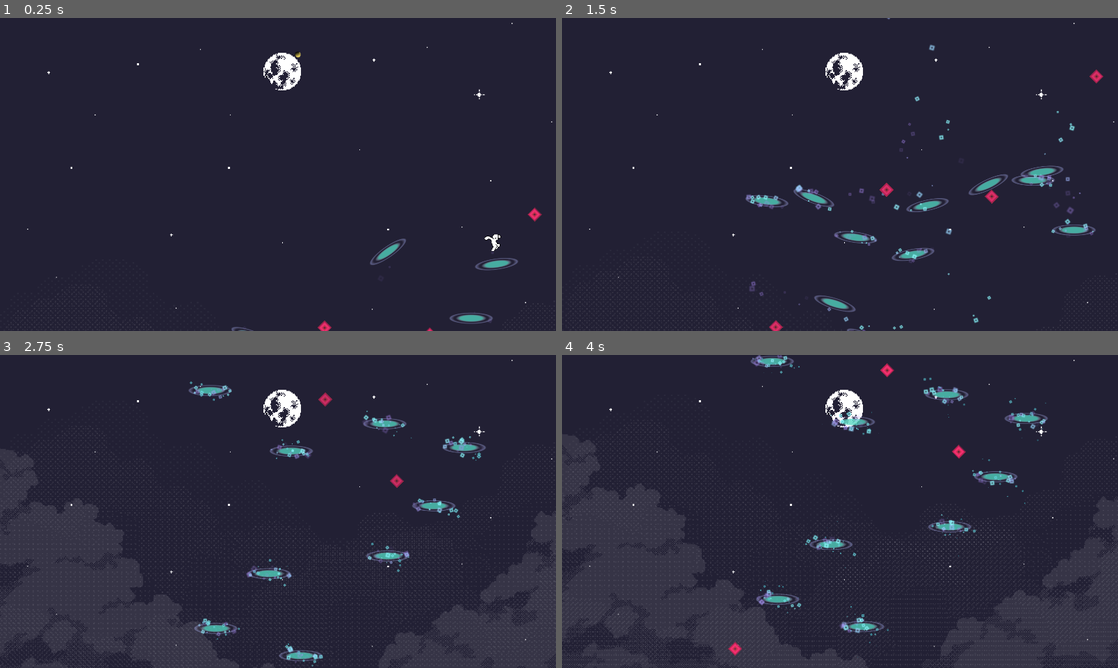
Above: before the commit, frames 1-4 (two rows, left to right).
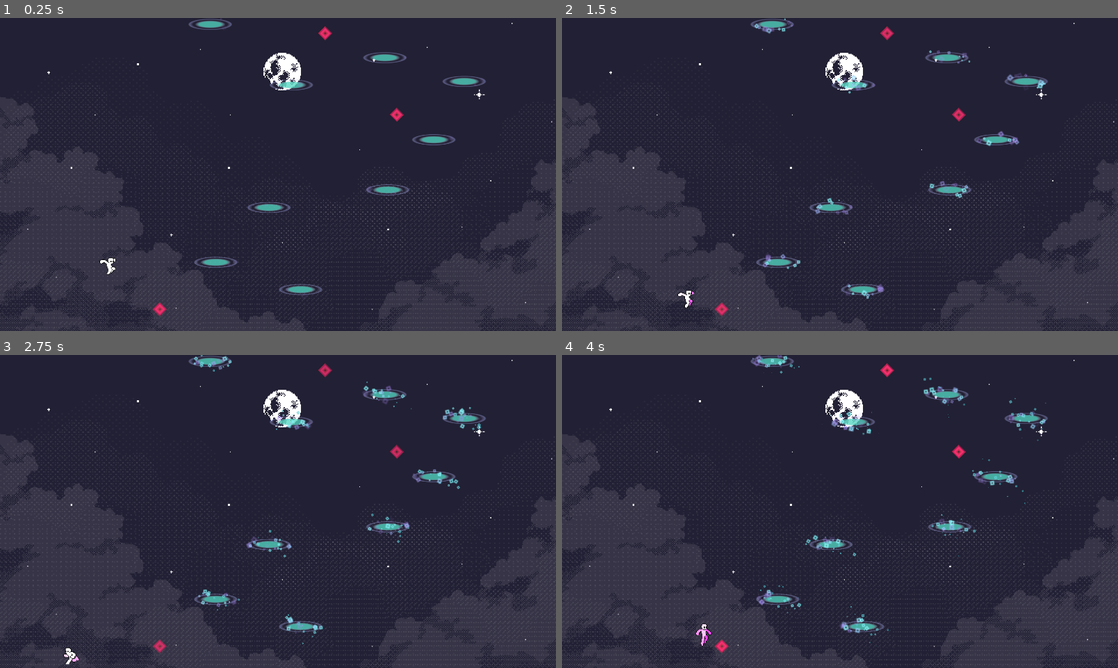
Above: after the commit, the same moments.

Repository: Langorithm/a_climb
Game: Godot game, scene res://game.tscn
The game is run twice, just before and just after one commit, with the same random seed, the same clock (stepped at 60 frames per second) and the same inputs.
Inputs:
- Up to frame 1 (0.25 s): no input
- Up to frame 2 (1.5 s): tap Enter (ui_accept) at 0.5, 0.77 s; hold Right (ui_right) from 0.53 s (still down)
- Up to frame 3 (2.75 s): tap Enter (ui_accept) at 1.52 s; release Right (ui_right) at 2.03 s; hold Left (ui_left) from 2.03 s (still down)
- Up to frame 4 (4 s): release Left (ui_left) at 2.78 s; hold Right (ui_right) from 2.78 s (still down); tap Enter (ui_accept) at 3.02, 3.77 s

The runs differ from the first frame. In frame 1, 7.2% of the frame differs, in the area x 0-100%, y 0-100%; in frame 2, 9.0%; in frame 3, 5.6%; in frame 4, 0.2%.

Commit message:
minor fixes

Diff:
--- a/src/game.tscn
+++ b/src/game.tscn
@@ -23,11 +23,14 @@
 [sub_resource type="WorldBoundaryShape2D" id="WorldBoundaryShape2D_mwb40"]
 
 [sub_resource type="CircleShape2D" id="CircleShape2D_feb5d"]
+radius = 20.024984
 
 [sub_resource type="Gradient" id="Gradient_ryrav"]
+colors = PackedColorArray(1, 1, 1, 1, 1, 1, 1, 1)
 
 [sub_resource type="GradientTexture2D" id="GradientTexture2D_eow3j"]
 gradient = SubResource("Gradient_ryrav")
+fill = 2
 
 [node name="Node2D" type="Node2D" unique_id=1263993336]
 script = ExtResource("1_e2o6t")
@@ -134,37 +137,37 @@
 
 [node name="Sprite2D" type="Sprite2D" parent="WinArea" unique_id=2011005331]
 modulate = Color(1, 0.90000004, 0.39999998, 0.4745098)
-scale = Vector2(0.25, 0.25)
+scale = Vector2(0.49654782, 0.49654782)
 texture = SubResource("GradientTexture2D_eow3j")
 
 [node name="Sprite2D2" type="Sprite2D" parent="WinArea" unique_id=684232192]
 modulate = Color(1, 0.90000004, 0.39999998, 0.4745098)
 rotation = 0.26344597
-scale = Vector2(0.25, 0.25)
+scale = Vector2(0.49654782, 0.49654782)
 texture = SubResource("GradientTexture2D_eow3j")
 
 [node name="Sprite2D3" type="Sprite2D" parent="WinArea" unique_id=1691083331]
 modulate = Color(1, 0.90000004, 0.39999998, 0.4745098)
 rotation = 0.56885856
-scale = Vector2(0.25, 0.25)
+scale = Vector2(0.49654782, 0.49654782)
 texture = SubResource("GradientTexture2D_eow3j")
 
 [node name="Sprite2D4" type="Sprite2D" parent="WinArea" unique_id=1951199941]
 modulate = Color(1, 0.90000004, 0.39999998, 0.4745098)
 rotation = 0.8838998
-scale = Vector2(0.25, 0.25)
+scale = Vector2(0.49654782, 0.49654782)
 texture = SubResource("GradientTexture2D_eow3j")
 
 [node name="Sprite2D5" type="Sprite2D" parent="WinArea" unique_id=1160001771]
 modulate = Color(1, 0.90000004, 0.39999998, 0.4745098)
 rotation = 1.0843444
-scale = Vector2(0.25, 0.25)
+scale = Vector2(0.49654782, 0.49654782)
 texture = SubResource("GradientTexture2D_eow3j")
 
 [node name="Sprite2D6" type="Sprite2D" parent="WinArea" unique_id=1983380415]
 modulate = Color(1, 0.90000004, 0.39999998, 0.4745098)
 rotation = 1.3993856
-scale = Vector2(0.25, 0.25)
+scale = Vector2(0.49654782, 0.49654782)
 texture = SubResource("GradientTexture2D_eow3j")
 
 [node name="WinSound" type="AudioStreamPlayer" parent="WinArea" unique_id=897318905]
@@ -360,7 +363,7 @@
 points = PackedVector2Array(-423.5868, -68.66803, -157.73792, -267.37753, -331.97778, -610.04584)
 
 [node name="Player" parent="." unique_id=1130158691 groups=["Player"] instance=ExtResource("2_feb5d")]
-position = Vector2(1708, -2725)
+position = Vector2(379, 832)
 
 [node name="Camera2D" type="Camera2D" parent="Player" unique_id=1464915663]
 position = Vector2(-1, -191)
@@ -375,7 +378,7 @@
 position = Vector2(1370, 354)
 
 [node name="Hazard2" parent="." unique_id=768037134 instance=ExtResource("6_eow3j")]
-position = Vector2(598, 1034)
+position = Vector2(552, 1025)
 
 [node name="Hazard8" parent="." unique_id=882163600 instance=ExtResource("6_eow3j")]
 position = Vector2(1123, 73)
